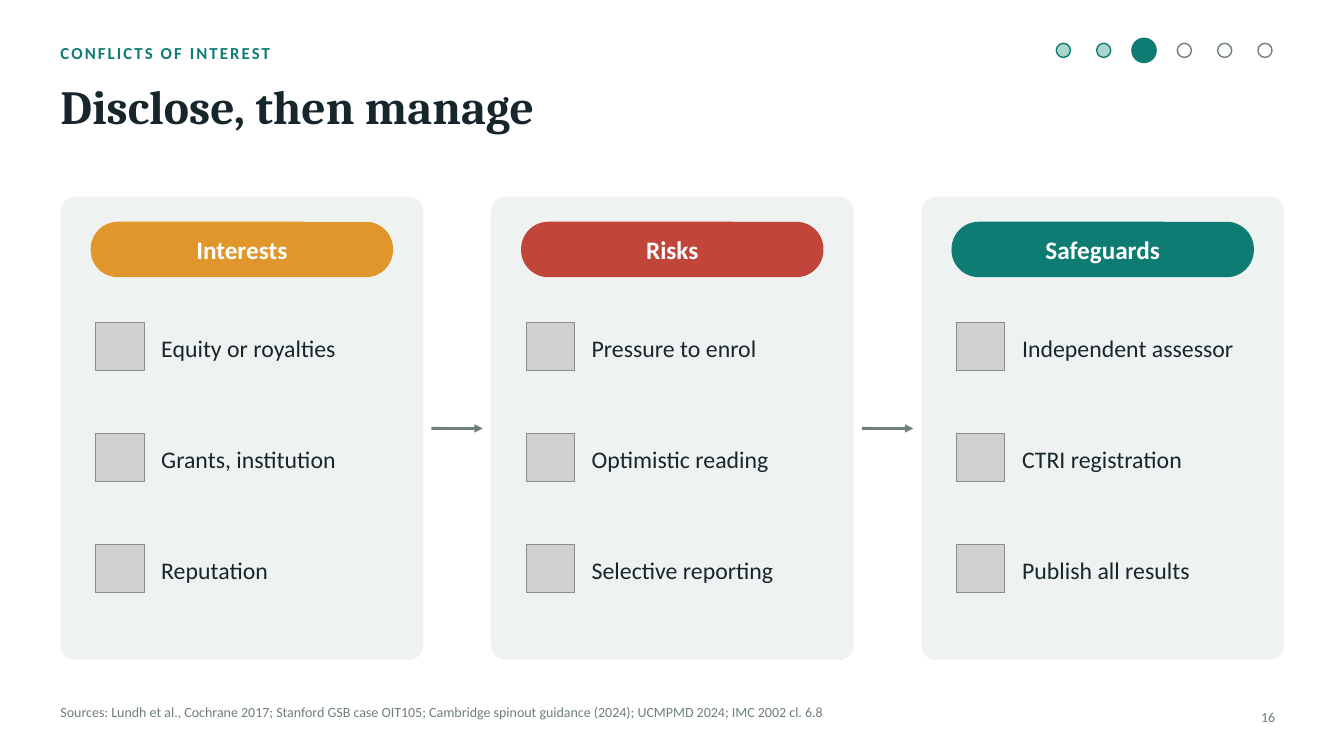
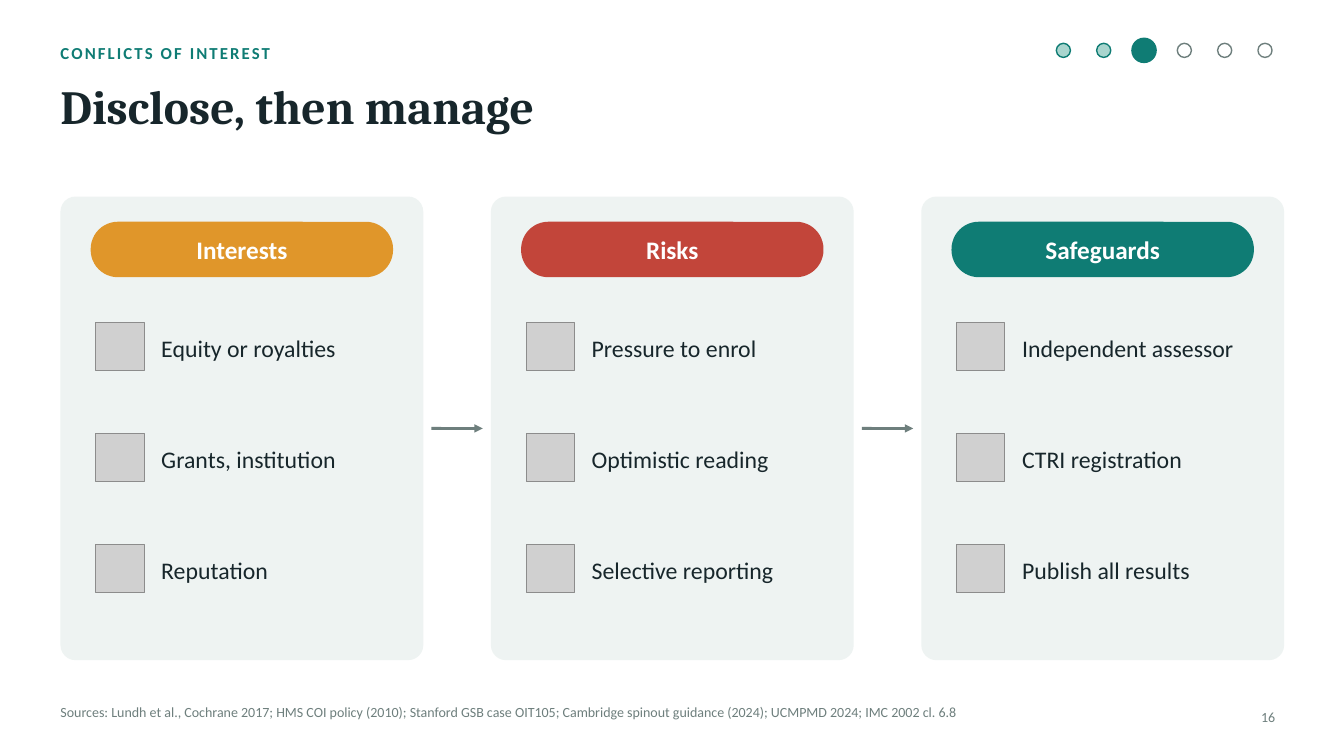
Before and after one commit to ivikasjha/claude, a slide deck: slide 16 of deck/From_Innovation_to_Patient_Impact.pptx. Drawn at 1344x756 pixels with LibreOffice and Linux fonts; fonts in the diff are those of the drawing; grey boxes stand for pictures. Boxes give left, top, right and bottom in pixels: in the first picture for what was removed or moved away, otherwise in the second. Text is boxed around its words. In the diff, an @@ line names an element or a change of style, - is before the commit and + after.

```diff
--- a/deck/From_Innovation_to_Patient_Impact.pptx
+++ b/deck/From_Innovation_to_Patient_Impact.pptx
@@ text at [60, 707, 957, 720]: text changed @@
-Sources: Lundh et al., Cochrane 2017; Stanford GSB case OIT105; Cambridge spinout guidance (2024); UCMPMD 2024; IMC 2002 cl. 6.8
+Sources: Lundh et al., Cochrane 2017; HMS COI policy (2010); Stanford GSB case OIT105; Cambridge spinout guidance (2024); UCMPMD 2024; IMC 2002 cl. 6.8
```
Also in this commit, not shown: 34 other slides changed, 1 slide removed, 37 other files.
